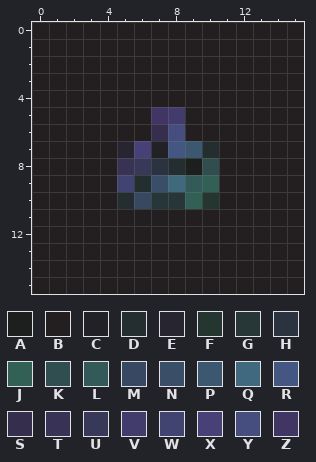
File history of a pixel-art sprite, public/favicon-16x16.png. The picture above is the old version.
The file is 16x16 pixels. Colours within 5 levels of each other are drawn and written as one.
Palette (. is transparent): A #1d1e1e  B #231f20  C #212126  D #242d30  E #272530  F #253530  G #273636  H #2a333f  J #326054  K #304e4f  L #335958  M #374962  N #384f67  P #3c5770  Q #40697d  R #445783  S #352f4d  T #383254  U #383859  V #423c6c  W #414471  X #484178  Y #464e7f  Z #413564
And afterwards:
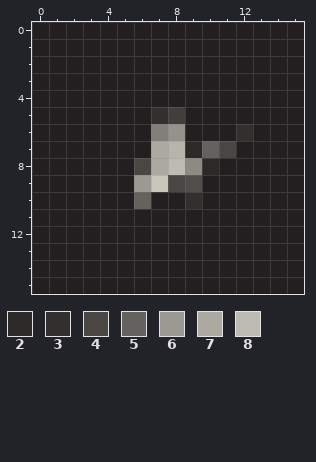
Colours new in this view: 2 #2d2929  3 #332f2f  4 #4a4644  5 #64615e  6 #9c9992  7 #aca9a1  8 #bebbb2
Changes in this commit:
@@ palette @@
-A #1d1e1e
+A #8d8a83
-L #335958
+L #504d4b
-N #384f67
+N #c9c6bc
-R #445783
+R #b7b4aa
-S #352f4d
+S #827f7a
-V #423c6c
+V #413e3c
-Y #464e7f
+Y #95928b
@@ x 0..15 @@
  4 BBBBBBBBBBBBBBBB
- 5 BBBBBBBZVBBBBBBB
- 6 BBBBBBBSYBBBBBBB
- 7 BBBBBEXCRPDBBBBB
- 8 BBBBBTUHDAKBBBBB
- 9 BBBBBWDNQLJBBBBB
-10 BBBBBDMGGJFBBBBB
+ 5 BBBBBBB3VBBBBBBB
+ 6 BBBBBBBSYBBB3BBB
+ 7 BBBBBBB7R254BBBB
+ 8 BBBBBB478A2BBBBB
+ 9 BBBBBB6N4LBBBBBB
+10 BBBBBB5BB3BBBBBB
 11 BBBBBBBBBBBBBBBB
